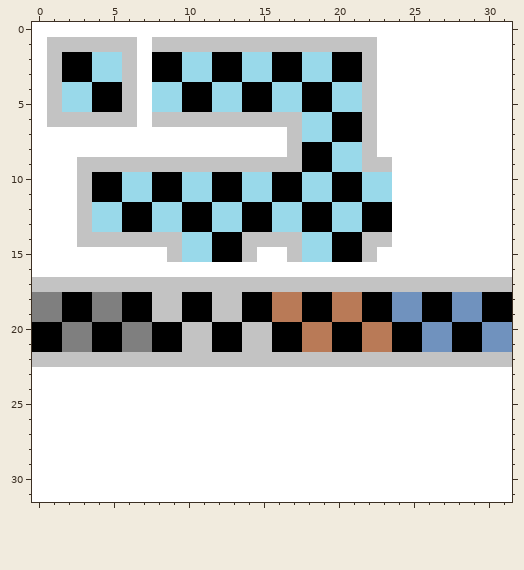
Pixel-art sprite, stored at yangAndroid/assets/textures/stroke.png. Above is the file before it was changed.
The file is 32x32 pixels.
New version:
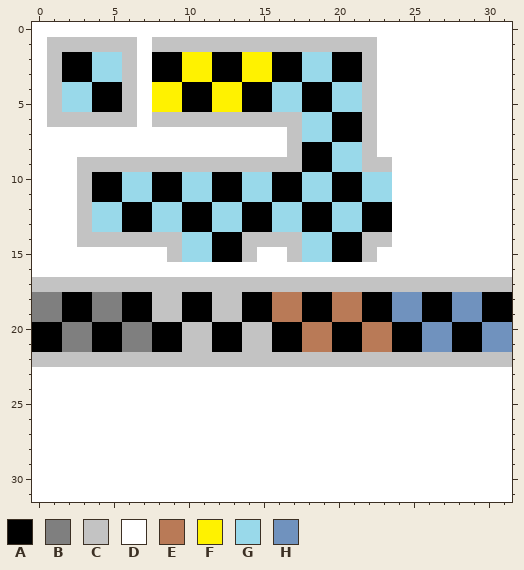
Palette (. is transparent): A #000000  B #7f7f7f  C #c3c3c3  D #ffffff  E #b97a57  F #fff200  G #99d9ea  H #7092be
Change:
{"y":2,"x":10,"old":"GG","new":"FF"}
{"y":2,"x":14,"old":"GG","new":"FF"}
{"y":3,"x":10,"old":"GG","new":"FF"}
{"y":3,"x":14,"old":"GG","new":"FF"}
{"y":4,"x":8,"old":"GG","new":"FF"}
{"y":4,"x":12,"old":"GG","new":"FF"}
{"y":5,"x":8,"old":"GG","new":"FF"}
{"y":5,"x":12,"old":"GG","new":"FF"}
